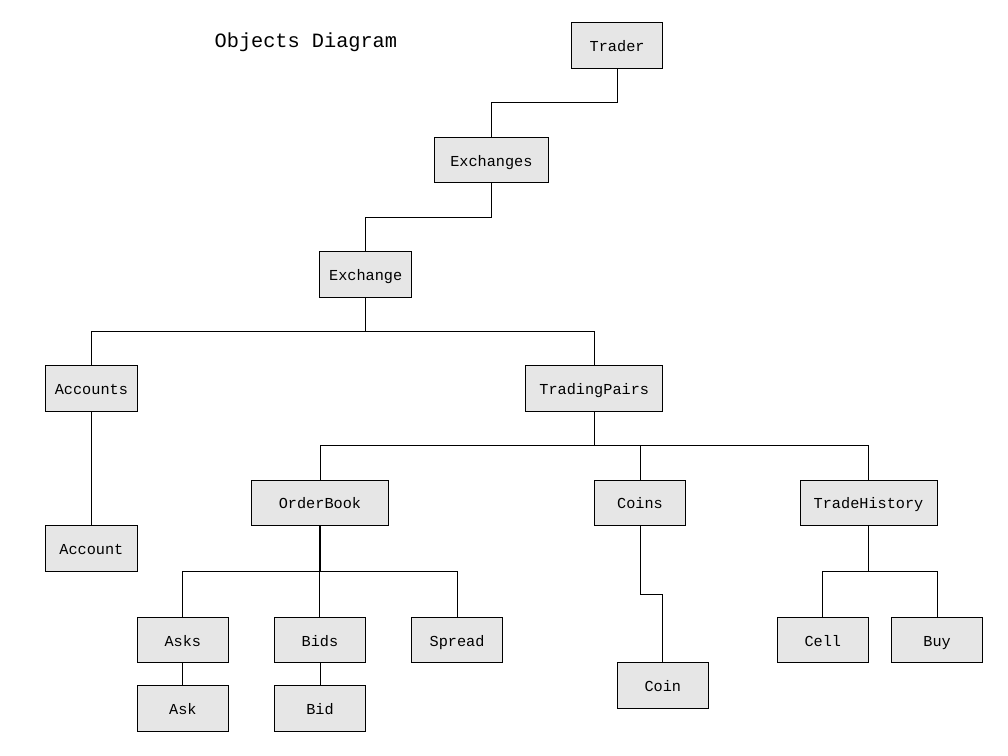
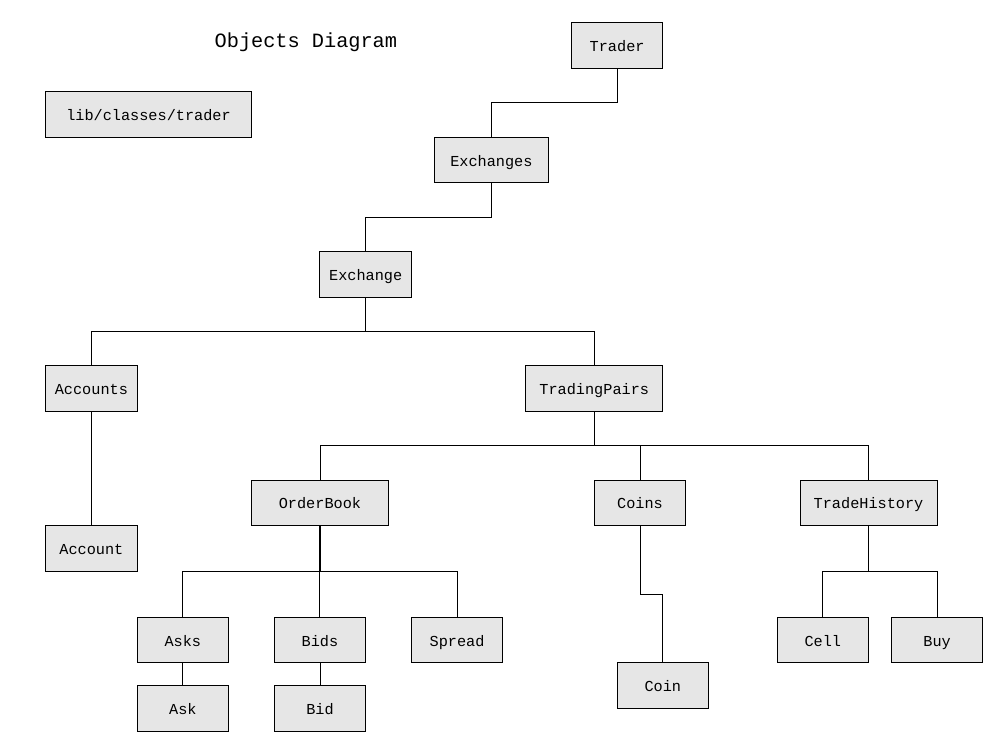
Before and after one commit to JamesLeB/Stout, a slide deck: slide 2 of Documents/trader.odp. Drawn at 1008x756 pixels with LibreOffice and Linux fonts; fonts in the diff are those of the drawing. Boxes give left, top, right and bottom in pixels: in the first picture for what was removed or moved away, otherwise in the second. Text is boxed around its words. In the diff, an @@ line names an element or a change of style, - is before the commit and + after.

```diff
--- a/Documents/trader.odp
+++ b/Documents/trader.odp
@@ rectangle added at box(46, 91, 252, 137), fill #E6E6E6, outline #000000 0 pt, 12 pt, text #000000 @@
+lib/classes/trader
```
Also in this commit, not shown: 1 other file.
